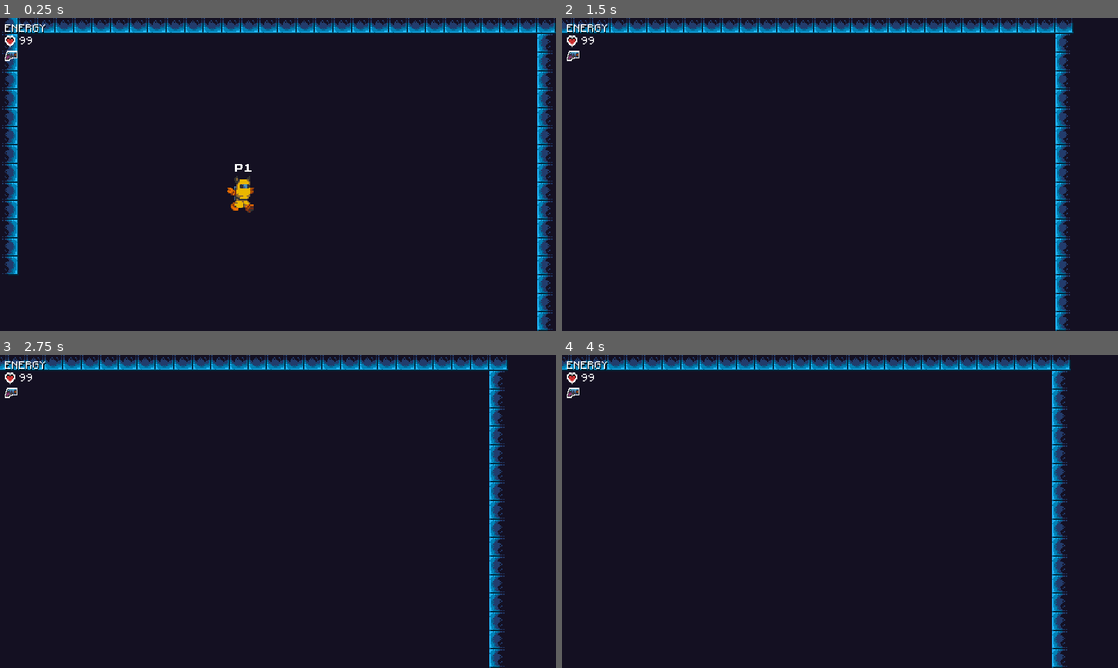
Above: before the commit, frames 1-4 (two rows, left to right).
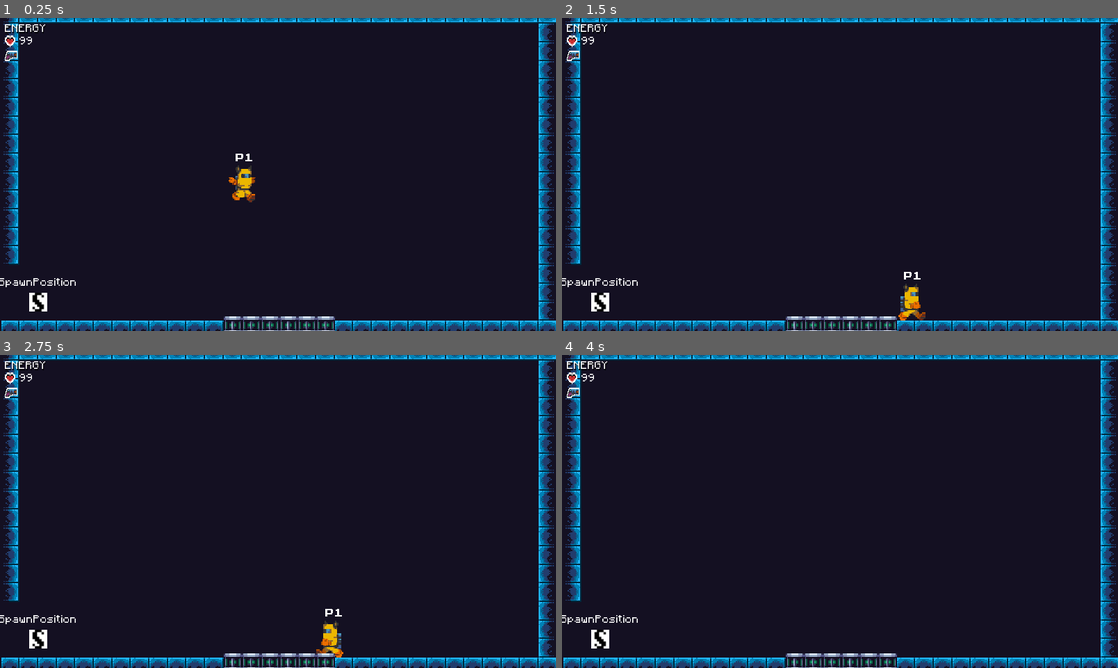
Above: after the commit, the same moments.

Repository: Levrault/philemon-adventure
Game: Godot game, scene res://src/World/Room/Room17.tscn
The game is run twice, just before and just after one commit, with the same random seed, the same clock (stepped at 60 frames per second) and the same inputs. This scene is started directly instead of the project's main scene.
Inputs (mouse positions are in pixels of both pictures, inside the frame that each line leads up to):
- Up to frame 1 (0.25 s): no input
- Up to frame 2 (1.5 s): tap Enter (ui_accept) at 0.5 s; move the mouse to (962, 158) at 0.52 s; hold D (ui_right) from 0.53 s (still down); click (962, 158) at 0.67 s; tap U (jump_1) at 0.77 s; move the mouse to (728, 190) at 1.27 s
- Up to frame 3 (2.75 s): tap U (jump_1) at 1.52 s; move the mouse to (333, 442) at 2.02 s; release D (ui_right) at 2.03 s; hold A (ui_left) from 2.03 s (still down)
- Up to frame 4 (4 s): move the mouse to (812, 574) at 2.77 s; release A (ui_left) at 2.78 s; hold D (ui_right) from 2.78 s (still down); click (812, 574) at 2.92 s; tap U (jump_1) at 3.02, 3.77 s; move the mouse to (1006, 558) at 3.52 s

The runs differ from the first frame. In frame 1, 11% of the frame differs, in the area x 0-100%, y 0-100%; in frame 2, 13%; in frame 3, 13%; in frame 4, 13%.

Commit message:
feat: add room 17

Diff:
--- a/src/Platform/Platform.gd
+++ b/src/Platform/Platform.gd
@@ -22,7 +22,9 @@
 
 	timer.connect("timeout", self, "_on_Timeout")
 	tween.connect("tween_all_completed", self, "_on_Tween_all_completed")
-	timer.start()
+
+	if waypoints.mode != waypoints.Mode.SCRIPTED:
+		timer.start()
 
 
 func set_wait_time(value: float) -> void:
--- /dev/null
+++ b/src/Scripts/Room17_Ascensor.gd
@@ -0,0 +1,7 @@
+extends Node2D
+
+export(Array, NodePath) var waypoints := []
+
+# Called when the node enters the scene tree for the first time.
+func _ready():
+	pass # Replace with function body.
--- a/src/Waypoints/Waypoints.gd
+++ b/src/Waypoints/Waypoints.gd
@@ -2,7 +2,7 @@
 extends Line2D
 class_name Waypoints
 
-enum Mode { CYCLE, PING_PONG }
+enum Mode { CYCLE, PING_PONG, SCRIPTED }
 
 export (Mode) var mode := Mode.CYCLE setget set_mode
 export var triangle_color := Color(1, 1, 1)
@@ -76,6 +76,11 @@
 			if index < 0 or index > points.size() - 1:
 				_direction *= -1
 			_active_point_index += _direction
+		Mode.SCRIPTED:
+			var index := _active_point_index + _direction
+			if index < 0 or index > points.size() - 1:
+				_direction *= -1
+			_active_point_index += _direction
 	return get_current_point_position()
 
 
--- a/src/World/Room/Room17.tscn
+++ b/src/World/Room/Room17.tscn
@@ -1,8 +1,89 @@
-[gd_scene load_steps=2 format=2]
+[gd_scene load_steps=8 format=2]
 
 [ext_resource path="res://src/World/LevelTemplate.tscn" type="PackedScene" id=1]
+[ext_resource path="res://src/Platform/Platform.tscn" type="PackedScene" id=2]
+[ext_resource path="res://src/Waypoints/Waypoints.tscn" type="PackedScene" id=3]
+[ext_resource path="res://src/Portal/Portal.tscn" type="PackedScene" id=4]
+[ext_resource path="res://src/Portal/SpawnPoint.tscn" type="PackedScene" id=5]
+[ext_resource path="res://src/Scripts/Room17_Ascensor.gd" type="Script" id=6]
+
+[sub_resource type="RectangleShape2D" id=1]
 
 [node name="Room17" instance=ExtResource( 1 )]
 
+[node name="ColorBackground" parent="Backgrounds" index="0"]
+margin_left = -280.0
+margin_top = -160.0
+margin_right = 467.0
+margin_bottom = 808.0
+
 [node name="TileMap" parent="." index="2"]
 tile_data = PoolIntArray( -524301, 39, 0, -524300, 38, 0, -524299, 38, 0, -524298, 38, 0, -524297, 38, 0, -524296, 38,  …(2446 unchanged characters)…
+
+[node name="Ascensor" type="Node2D" parent="Props" index="0"]
+script = ExtResource( 6 )
+waypoints = [ NodePath("Waypoints"), NodePath("Waypoints2"), NodePath("Waypoints3"), NodePath("Waypoints4"), NodePath("Waypoints5"), NodePath("Waypoints6") ]
+
+[node name="Area2D" type="Area2D" parent="Props/Ascensor" index="0"]
+position = Vector2( 32, 112 )
+
+[node name="CollisionShape2D" type="CollisionShape2D" parent="Props/Ascensor/Area2D" index="0"]
+shape = SubResource( 1 )
+
+[node name="Waypoints" parent="Props/Ascensor" index="1" instance=ExtResource( 3 )]
+position = Vector2( -8, 136 )
+points = PoolVector2Array( 0, 0, 0, 632 )
+mode = 2
+
+[node name="Platform" parent="Props/Ascensor/Waypoints" index="0" instance=ExtResource( 2 )]
+
+[node name="Waypoints2" parent="Props/Ascensor" index="2" instance=ExtResource( 3 )]
+position = Vector2( 8, 136 )
+points = PoolVector2Array( 0, 0, 0, 632 )
+mode = 2
+
+[node name="Platform" parent="Props/Ascensor/Waypoints2" index="0" instance=ExtResource( 2 )]
+
+[node name="Waypoints3" parent="Props/Ascensor" index="3" instance=ExtResource( 3 )]
+position = Vector2( 24, 136 )
+points = PoolVector2Array( 0, 0, 0, 632 )
+mode = 2
+
+[node name="Platform" parent="Props/Ascensor/Waypoints3" index="0" instance=ExtResource( 2 )]
+
+[node name="Waypoints4" parent="Props/Ascensor" index="4" instance=ExtResource( 3 )]
+position = Vector2( 40, 136 )
+points = PoolVector2Array( 0, 0, 0, 632 )
+mode = 2
+
+[node name="Platform" parent="Props/Ascensor/Waypoints4" index="0" instance=ExtResource( 2 )]
+
+[node name="Waypoints5" parent="Props/Ascensor" index="5" instance=ExtResource( 3 )]
+position = Vector2( 56, 136 )
+points = PoolVector2Array( 0, 0, 0, 632 )
+mode = 2
+
+[node name="Platform" parent="Props/Ascensor/Waypoints5" index="0" instance=ExtResource( 2 )]
+
+[node name="Waypoints6" parent="Props/Ascensor" index="6" instance=ExtResource( 3 )]
+position = Vector2( 72, 136 )
+points = PoolVector2Array( 0, 0, 0, 632 )
+mode = 2
+
+[node name="Platform" parent="Props/Ascensor/Waypoints6" index="0" instance=ExtResource( 2 )]
+
+[node name="Portal" parent="Portals" index="0" instance=ExtResource( 4 )]
+position = Vector2( -208, 104 )
+go_to = 22
+spawn_point = "SpawnPoint2"
+
+[node name="SpawnPoint1" parent="Spawns" index="0" instance=ExtResource( 5 )]
+position = Vector2( -176, 112 )
+
+[node name="SpawnPoint2" parent="Spawns" index="1" instance=ExtResource( 5 )]
+position = Vector2( 168, 744 )
+
+[node name="Camera" parent="." index="9"]
+limit_top = -123
+limit_right = 271
+limit_bottom = 145
